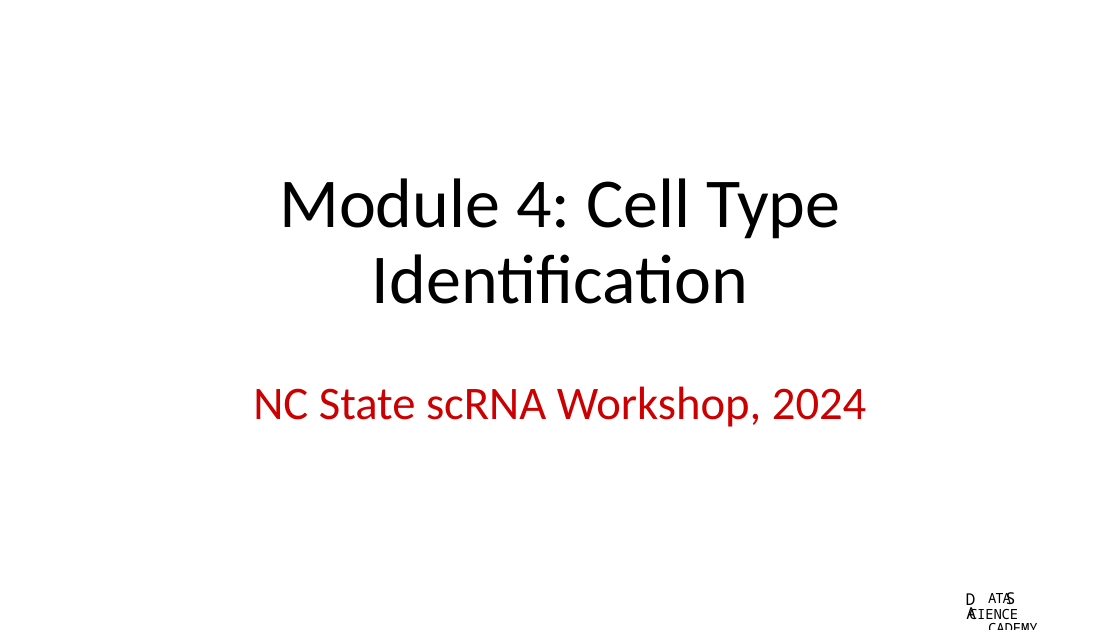
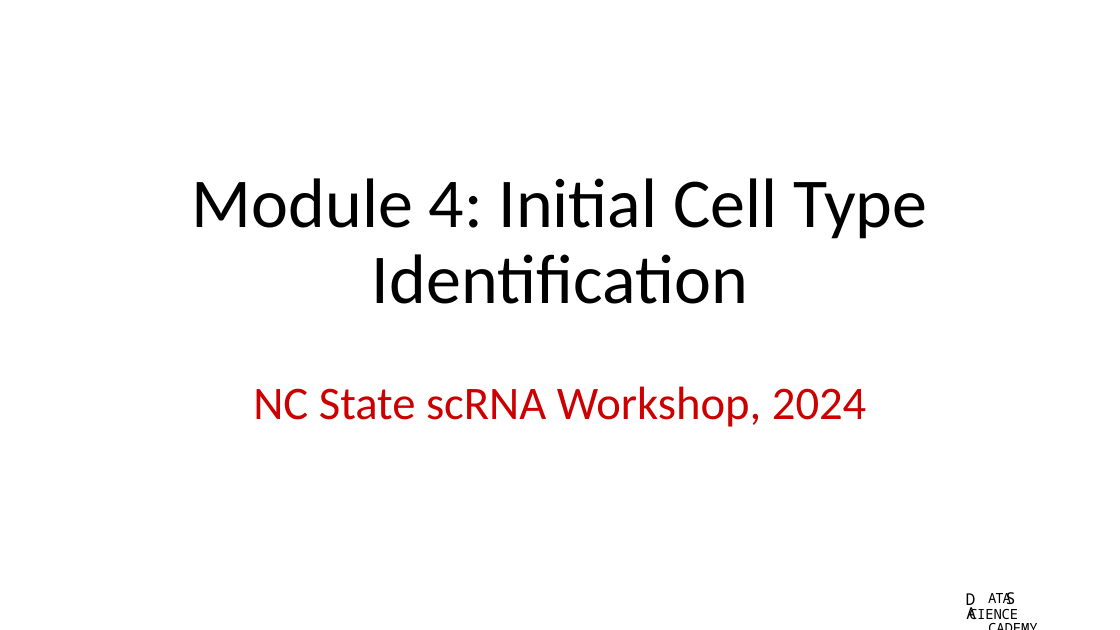
Before and after one commit to bacorli2/scrna_workshop, a slide deck: slide 1 of M4_Seurat_CellType/M4_Seurat_CellType.pptx. Drawn at 1120x630 pixels with LibreOffice and Linux fonts; fonts in the diff are those of the drawing; background and template pictures are left out. Boxes give left, top, right and bottom in pixels: in the first picture for what was removed or moved away, otherwise in the second. Text is boxed around its words. In the diff, an @@ line names an element or a change of style, - is before the commit and + after.

```diff
--- a/M4_Seurat_CellType/M4_Seurat_CellType.pptx
+++ b/M4_Seurat_CellType/M4_Seurat_CellType.pptx
@@ title at [192, 178, 927, 304]: text changed @@
-Module 4: Cell Type Identification
+Module 4: Initial Cell Type Identification
```
Also in this commit, not shown: 4 other slides changed, 1 slide removed, 4 other files.
